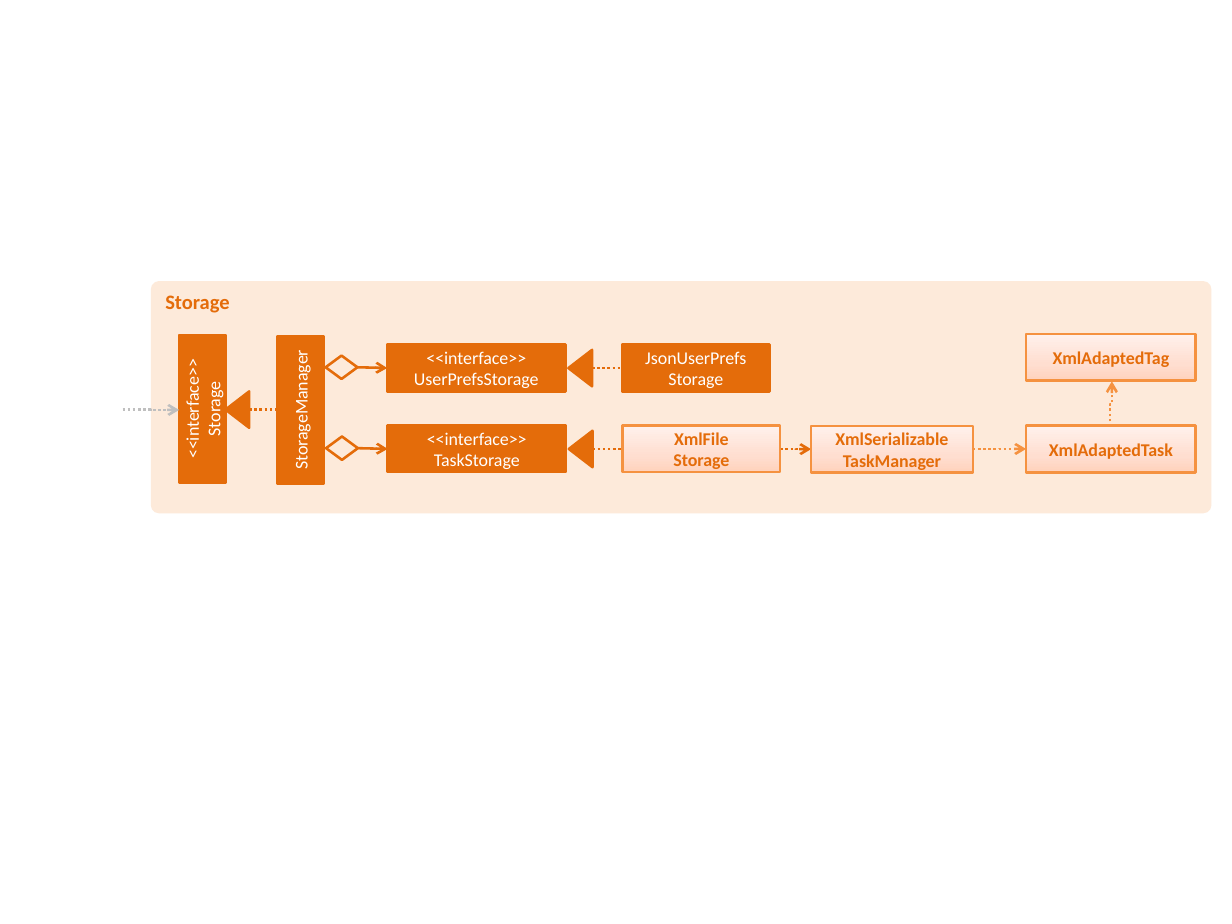
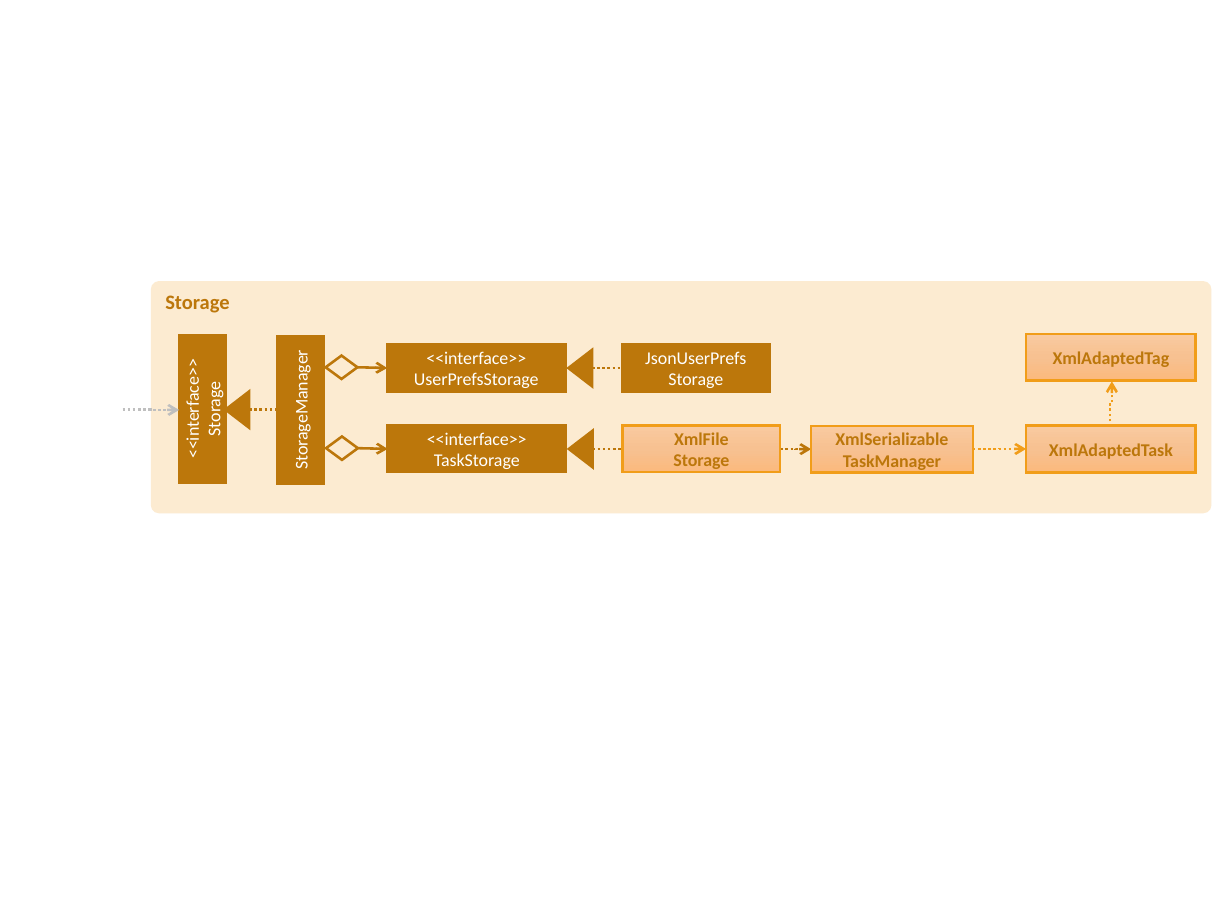
Before and after one commit to nus-cs2103-AY1617S1/addressbook-level4, a slide deck: slide 9 of docs/diagrams/Diagrams.pptx (slide 8 before the commit). Drawn at 1232x924 pixels with LibreOffice and Linux fonts; fonts in the diff are those of the drawing. Boxes give left, top, right and bottom in pixels: in the first picture for what was removed or moved away, otherwise in the second. Text is boxed around its words. In the diff, an @@ line names an element or a change of style, - is before the commit and + after.

```diff
--- a/docs/diagrams/Diagrams.pptx
+++ b/docs/diagrams/Diagrams.pptx
@@ rounded rectangle "Storage" at [150,281,1211,513]: text colour #E46C0A to #BC770B; fill #FDEADA to #FCEBD1 @@
@@ diamond at [325,356,357,379]: outline #E46C0A 1.5 pt to #BC770B 1.5 pt @@
@@ fill #E46C0A to #BC770B; outline #E46C0A 1.5 pt to #BC770B 1.5 pt in 8 elements at [388,425,567,472], [277,336,324,484], [180,335,227,483], [387,345,565,392], [622,345,770,392], [226,391,249,428], [570,431,593,468], [569,349,592,386] @@
@@ arrow (357, 367) - (387, 368): stroke #E46C0A 1.5 pt to #BC770B 1.5 pt @@
@@ elbow line (593, 368) - (622, 368): stroke #E46C0A 1.5 pt dashed to #BC770B 1.5 pt dashed @@
@@ elbow arrow (1110, 426) - (1111, 382): stroke #F69240 1.5 pt dashed to #F19D19 1.5 pt dashed @@
@@ line (249, 409) - (278, 409): stroke #E46C0A 1.5 pt dashed to #BC770B 1.5 pt dashed @@
@@ diamond at [326,436,359,460]: outline #E46C0A 1.5 pt to #BC770B 1.5 pt @@
@@ arrow (359, 448) - (388, 448): stroke #E46C0A 1.5 pt to #BC770B 1.5 pt @@
@@ elbow line (593, 448) - (622, 448): stroke #E46C0A 1.5 pt dashed to #BC770B 1.5 pt dashed @@
@@ elbow arrow (780, 448) - (811, 450): stroke #E46C0A 1.5 pt dashed to #BC770B 1.5 pt dashed @@
@@ text colour #E46C0A to #BC770B; fill gradient #FFD2BD to #FFDED0 to #FFF2ED to gradient #FACBA0 to #F8C292 to #FCBA7D; outline #F69240 1.5 pt to #F19D19 1.5 pt in 4 elements at [622,425,780,472], [811,426,972,473], [1026,334,1196,381], [1026,426,1196,473] @@
@@ elbow arrow (973, 450) - (1026, 450): stroke #F69240 1.5 pt dashed to #F19D19 1.5 pt dashed @@
```
Also in this commit, not shown: 7 other slides changed, 1 slide added, 20 other files.
